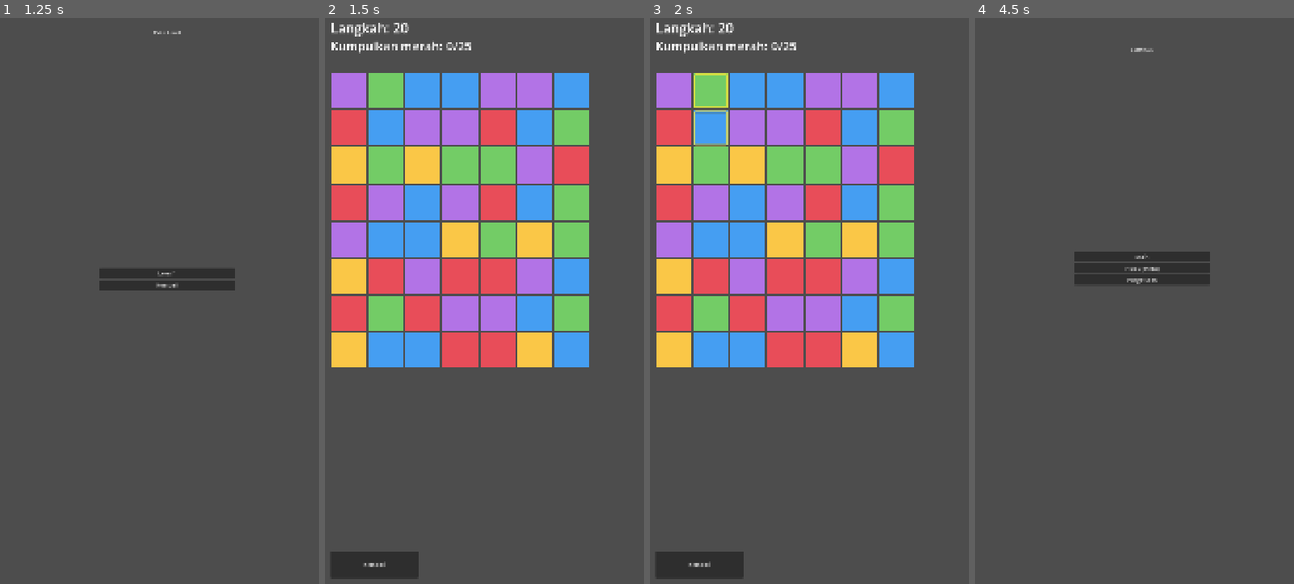
Above: before the commit, frames 1-4 (left to right).
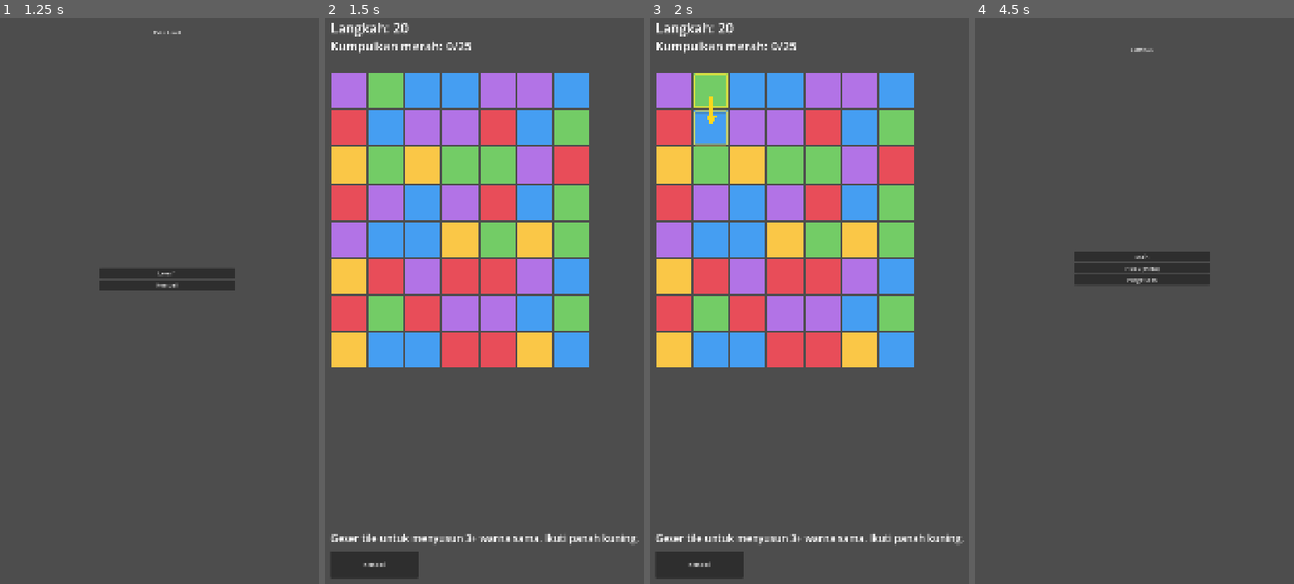
Above: after the commit, the same moments.

Repository: eidoscore/Lumisle
Game: Godot game, scene res://ui/main_menu.tscn
Two runs of this game, one before a commit and one after it. Both use one fixed random seed, a clock stepped at 60 frames per second and the inputs below.
Inputs:
- Up to frame 1 (1.25 s): click "Main" at 0.5 s
- Up to frame 2 (1.5 s): click "Level 1" at 1.25 s
- Up to frame 3 (2 s): no input
- Up to frame 4 (4.5 s): click "Kembali" at 2 s; click "Level 1" at 2.75 s; click "Kembali" at 3.5 s; click "Kembali" at 4.25 s

Frame 1 is identical in both runs. In frame 2, 0.7% of the frame differs, in the area x 2-99%, y 91-93%; in frame 3, 0.8%, in the area x 2-99%, y 13-93%; in frame 4, nothing differs.

Commit message:
feat(ux): teach the rule - hint arrow + instruction label
External review identified the real blocker: players expect to merge two same-colored tiles (merge-game mental model), but match-3 needs swapping (often different-colored) tiles to line up 3+ of one color. The game never taught this. Added a yellow arrow on the hint showing swap direction (a->b), and a HUD instruction label that disappears after the first successful move. Verified on device: board renders bright tiles, instruction shows then hides, following the hint clears tiles. 63 tests pass.

Diff:
--- a/view/board_view.gd
+++ b/view/board_view.gd
@@ -45,6 +45,7 @@
 var _highlight: Panel = null          # outline tile terpilih
 var _hint_a: Panel = null
 var _hint_b: Panel = null
+var _hint_arrow: Line2D = null        # panah antar dua tile hint (jelaskan arah swap)
 var _hint_shown := false
 var _idle_time := 0.0
 
@@ -111,6 +112,16 @@
 	_highlight.z_index = 10
 	_hint_a = _make_outline(Color(1, 0.9, 0.2, 0.95))
 	_hint_b = _make_outline(Color(1, 0.9, 0.2, 0.95))
+	# Panah hint: garis tebal kuning dari tile a → b untuk menunjukkan ARAH swap.
+	_hint_arrow = Line2D.new()
+	_hint_arrow.width = 10.0
+	_hint_arrow.default_color = Color(1, 0.85, 0.1, 0.95)
+	_hint_arrow.z_index = 11
+	_hint_arrow.visible = false
+	_hint_arrow.joint_mode = Line2D.LINE_JOINT_ROUND
+	_hint_arrow.begin_cap_mode = Line2D.LINE_CAP_ROUND
+	_hint_arrow.end_cap_mode = Line2D.LINE_CAP_ROUND
+	add_child(_hint_arrow)
 
 
 func _make_outline(col: Color) -> Panel:
@@ -201,6 +212,7 @@
 	var b: Vector2i = mv["b"]
 	_place_outline(_hint_a, a)
 	_place_outline(_hint_b, b)
+	_draw_hint_arrow(a, b)
 	_hint_shown = true
 	var t := create_tween().set_loops()
 	t.tween_property(_hint_a, "modulate:a", 0.2, 0.45)
@@ -208,6 +220,22 @@
 	t.tween_property(_hint_a, "modulate:a", 1.0, 0.45)
 	t.parallel().tween_property(_hint_b, "modulate:a", 1.0, 0.45)
 	_hint_a.set_meta("tween", t)
+
+
+## Gambar panah dari pusat tile a ke pusat tile b (menjelaskan: "geser a ke arah b").
+func _draw_hint_arrow(a: Vector2i, b: Vector2i) -> void:
+	var ca := _tile_center(a.x, a.y)
+	var cb := _tile_center(b.x, b.y)
+	var dir := (cb - ca).normalized()
+	# Pendekkan sedikit agar panah tidak menutupi seluruh tile.
+	var start := ca + dir * 18.0
+	var tip := cb - dir * 18.0
+	var perp := Vector2(-dir.y, dir.x)
+	var head := 16.0
+	var h1 := tip - dir * head + perp * head * 0.6
+	var h2 := tip - dir * head - perp * head * 0.6
+	_hint_arrow.points = PackedVector2Array([start, tip, h1, tip, h2])
+	_hint_arrow.visible = true
 
 
 func _clear_hint() -> void:
@@ -224,6 +252,8 @@
 	if _hint_b:
 		_hint_b.visible = false
 		_hint_b.modulate.a = 1.0
+	if _hint_arrow:
+		_hint_arrow.visible = false
 
 
 ## Reset timer idle TANPA menyembunyikan hint (hint tetap terlihat selagi menimbang).
--- a/view/game_screen.gd
+++ b/view/game_screen.gd
@@ -20,6 +20,7 @@
 @onready var _moves_label: Label = $HUD/MovesLabel
 @onready var _objective_label: Label = $HUD/ObjectiveLabel
 @onready var _result_label: Label = $HUD/ResultLabel
+@onready var _instruction_label: Label = $HUD/InstructionLabel
 
 
 func _ready() -> void:
@@ -94,6 +95,9 @@
 func consume_move() -> void:
 	if _finished:
 		return
+	# Sembunyikan instruksi tutorial setelah langkah valid pertama.
+	if _instruction_label:
+		_instruction_label.visible = false
 	_moves_left -= 1
 	_update_hud()
 	if _moves_left <= 0 and not _objective.is_complete():
--- a/view/game_screen.tscn
+++ b/view/game_screen.tscn
@@ -32,6 +32,15 @@
 theme_override_font_sizes/font_size = 36
 text = "Kumpulkan merah: 0/25"
 
+[node name="InstructionLabel" type="Label" parent="HUD"]
+offset_left = 60.0
+offset_top = 1640.0
+offset_right = 1020.0
+offset_bottom = 1700.0
+theme_override_font_sizes/font_size = 30
+text = "Geser tile untuk menyusun 3+ warna sama. Ikuti panah kuning."
+autowrap_mode = 2
+
 [node name="ResultLabel" type="Label" parent="HUD"]
 visible = false
 offset_left = 60.0
Not shown, changed: docs/13-implementation-plan.md
